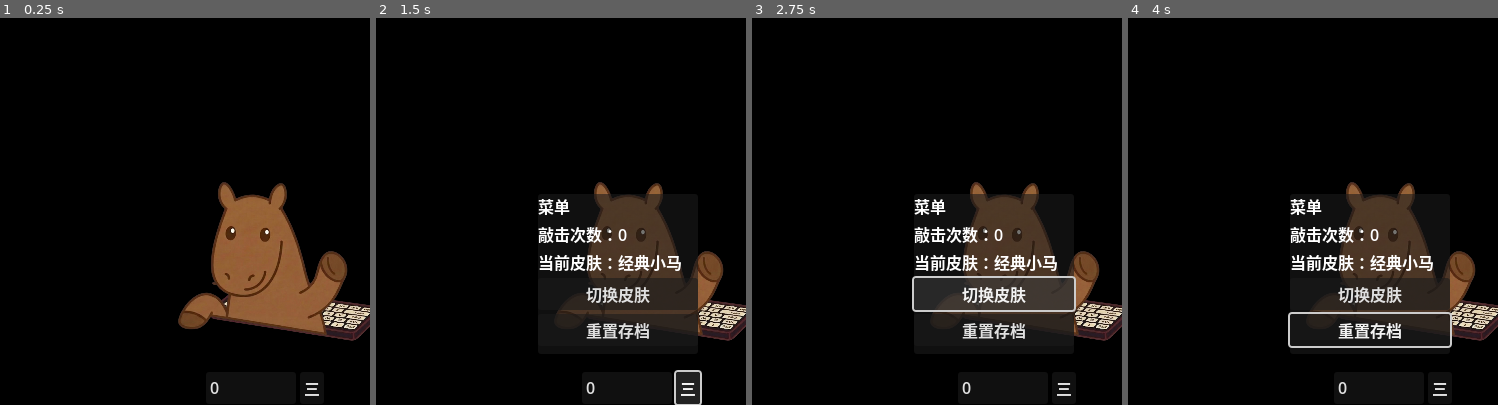
Above: before the commit, frames 1-4 (left to right).
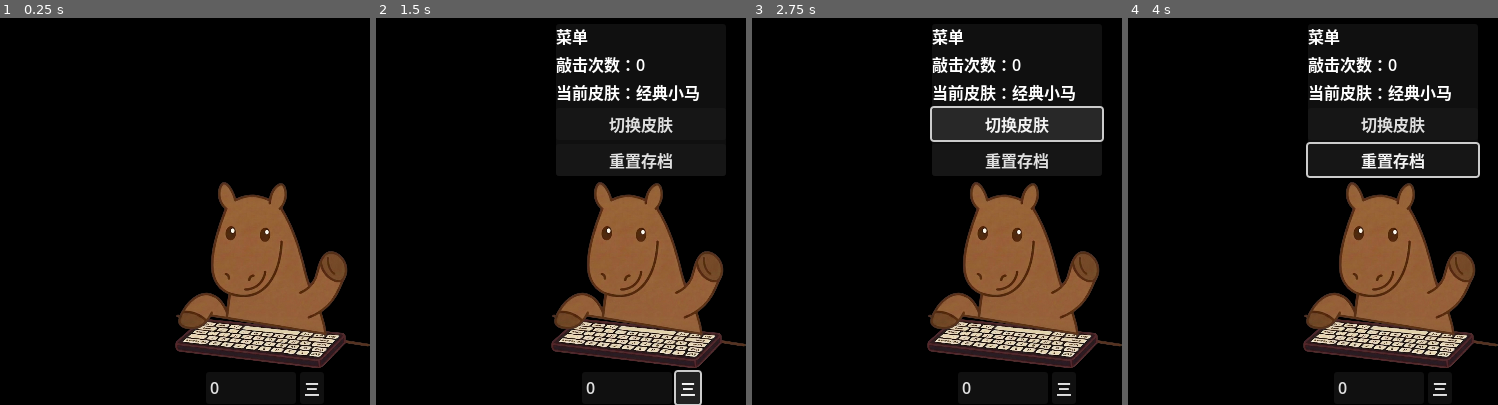
Above: after the commit, the same moments.

Repository: jackcc1642/BongoDada
Game: Godot game, scene res://main.tscn
Two runs of this game, one before a commit and one after it. Both use one fixed random seed, a clock stepped at 60 frames per second and the inputs below.
Inputs:
- Up to frame 1 (0.25 s): no input
- Up to frame 2 (1.5 s): click "0" at 0.5 s; click "三" at 1.25 s
- Up to frame 3 (2.75 s): click "切换皮肤" at 2 s
- Up to frame 4 (4 s): click "重置存档" at 2.75 s; click "取消" at 3.5 s

The runs differ from the first frame. In frame 1, 4.7% of the frame differs, in the area x 47-100%, y 68-91%; in frame 2, 17%; in frame 3, 22%, in the area x 43-100%, y 2-91%; in frame 4, 18%.

Commit message:
调整菜单位置并修复敲击下跳

Diff:
--- a/main.gd
+++ b/main.gd
@@ -111,7 +111,7 @@
 
 
 	# 重新计算中心点
-	pony_avatar.pivot_offset = Vector2(current_skin_hands1.get_width() / 2.0, current_skin_hands1.get_height())
+	pony_avatar.pivot_offset = Vector2(pony_avatar.size.x / 2.0, pony_avatar.size.y)
 	var kb_tex = static_base.texture
 	if kb_tex != null:
 		static_base.pivot_offset = Vector2(kb_tex.get_width() / 2.0, kb_tex.get_height())
--- a/main.tscn
+++ b/main.tscn
@@ -133,15 +133,11 @@
 
 [node name="MenuPanel" type="PanelContainer" parent="UILayer"]
 visible = false
-anchors_preset = 15
-anchor_right = 1.0
-anchor_bottom = 1.0
-offset_left = 4.0
-offset_top = -159.0
-offset_right = -348.0
-offset_bottom = -511.0
-grow_horizontal = 2
-grow_vertical = 2
+custom_minimum_size = Vector2(170, 120)
+offset_left = 22.0
+offset_top = -329.0
+offset_right = 192.0
+offset_bottom = -182.0
 
 [node name="VBoxContainer" type="VBoxContainer" parent="UILayer/MenuPanel"]
 layout_mode = 2
--- a/scripts/Config.gd
+++ b/scripts/Config.gd
@@ -45,7 +45,7 @@
 		# 键盘微调
 		"keyboard_offset": Vector2(0, 0),
 		"keyboard_scale": Vector2(1.0, 1.0),
-		"keyboard_rotation": 2.1
+		"keyboard_rotation": 0
 	},
 	"skin_pony_lv2": {
 		"name": "小马进化2",
Not shown, changed: docs/学习进度.md
